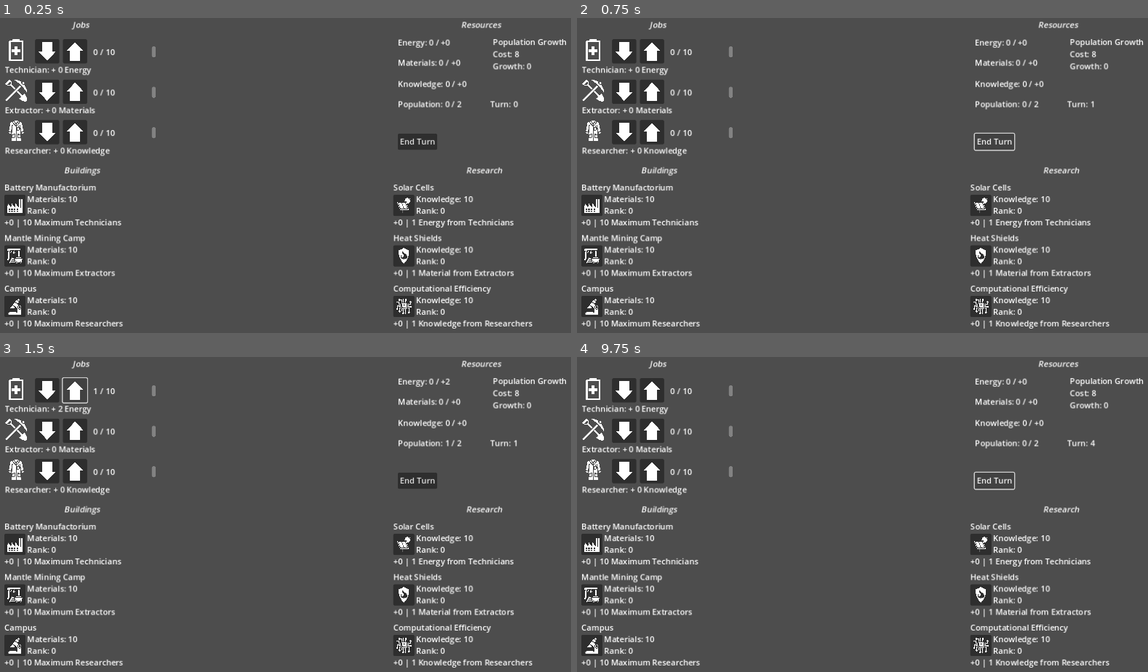
Above: before the commit, frames 1-4 (two rows, left to right).
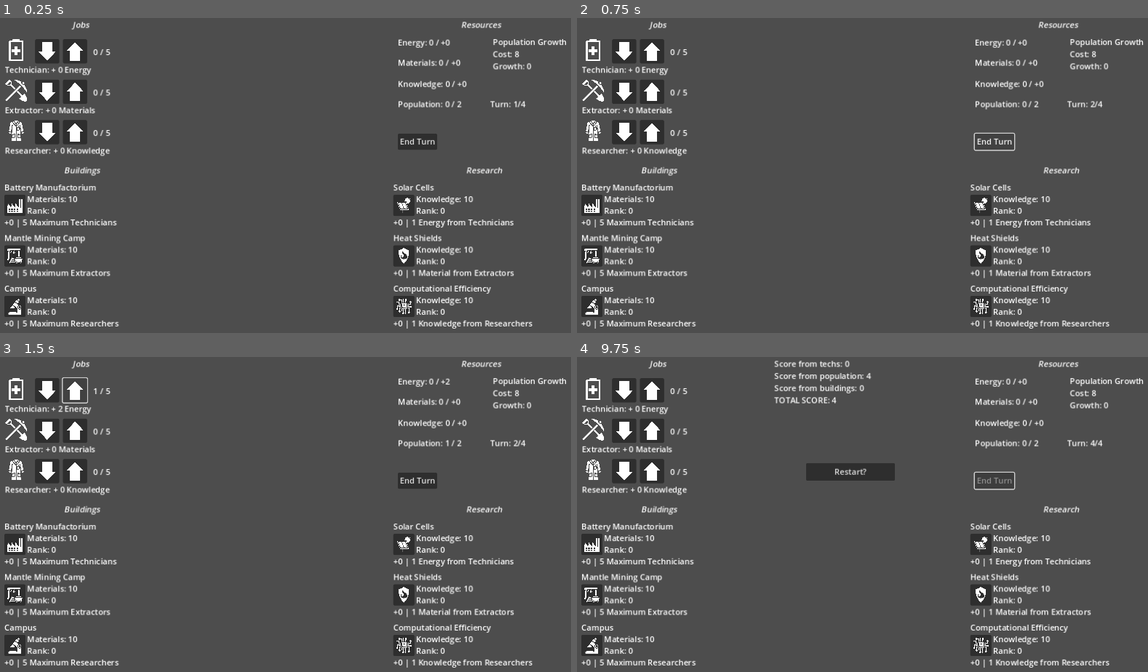
Above: after the commit, the same moments.

Repository: AidanCooper2003/VastExpanse
Game: Godot game, scene res://scenes/main.tscn
The game is run twice, just before and just after one commit, with the same random seed, the same clock (stepped at 60 frames per second) and the same inputs.
Inputs (mouse positions are in pixels of both pictures, inside the frame that each line leads up to):
- Up to frame 1 (0.25 s): no input
- Up to frame 2 (0.75 s): click "End Turn" at 0.5 s
- Up to frame 3 (1.5 s): click (74, 391) at 1.27 s
- Up to frame 4 (9.75 s): click (622, 391) at 2.02 s; click (982, 546) at 2.77 s; click (651, 391) at 3.52 s; click (622, 391) at 4.27 s; click (982, 546) at 5.02 s; click "End Turn" at 5.75 s; click (651, 391) at 6.52 s; click (622, 391) at 7.27 s; click (982, 546) at 8.02 s; click "End Turn" at 8.75 s; tap Enter at 9.5 s

The runs differ from the first frame. In frame 1, 0.7% of the frame differs, in the area x 3-93%, y 9-98%; in frame 2, 0.7%; in frame 3, 0.7%; in frame 4, 2.2%, in the area x 3-93%, y 1-98%.

Commit message:
Added end of score screen and restart functionality

Diff:
--- a/scenes/job_container.tscn
+++ b/scenes/job_container.tscn
@@ -56,6 +56,7 @@
 offset_right = 300.0
 offset_bottom = 39.0
 text = "0/10"
+scroll_active = false
 
 [node name="JobDescriptionLabel" type="RichTextLabel" parent="."]
 layout_mode = 0
@@ -64,6 +65,7 @@
 offset_right = 435.0
 offset_bottom = 91.0
 text = "SAMPLE"
+scroll_active = false
 
 [connection signal="pressed" from="Increase" to="." method="increase_pressed"]
 [connection signal="pressed" from="Decrease" to="." method="decrease_pressed"]
--- a/scenes/main.tscn
+++ b/scenes/main.tscn
@@ -38,5 +38,12 @@
 _purchaseableManager = NodePath("../PurchasableManager")
 _turnManager = NodePath("../TurnManager")
 
-[node name="TurnManager" type="Node" parent="."]
+[node name="TurnManager" type="Node" parent="." node_paths=PackedStringArray("purchasableManager", "resourceManager", "uiManager")]
 script = ExtResource("6_xh4gw")
+purchasableManager = NodePath("../PurchasableManager")
+resourceManager = NodePath("../ResourceManager")
+uiManager = NodePath("../UIManager")
+techWeight = 5
+popWeight = 2
+buildingWeight = 5
+finalTurn = 4
--- a/scenes/purchaseable_container.tscn
+++ b/scenes/purchaseable_container.tscn
@@ -30,6 +30,7 @@
 offset_top = 20.0
 offset_right = 291.0
 offset_bottom = 45.0
+scroll_active = false
 
 [node name="CostLabel" type="RichTextLabel" parent="."]
 layout_mode = 0
@@ -37,6 +38,7 @@
 offset_top = -3.0
 offset_right = 360.0
 offset_bottom = 22.0
+scroll_active = false
 
 [node name="DescriptionLabel" type="RichTextLabel" parent="."]
 layout_mode = 0
@@ -44,10 +46,12 @@
 offset_right = 359.0
 offset_bottom = 83.0
 fit_content = true
+scroll_active = false
 
 [node name="NameLabel" type="RichTextLabel" parent="."]
 layout_mode = 0
 offset_top = -26.0
 offset_right = 359.0
+scroll_active = false
 
 [connection signal="pressed" from="PurchaseButton" to="." method="purchase_pressed"]
--- a/scenes/ui.tscn
+++ b/scenes/ui.tscn
@@ -14,7 +14,7 @@
 [ext_resource type="Texture2D" uid="uid://cb1orsoqinyjt" path="res://icons/microscope.png" id="11_krdmc"]
 [ext_resource type="Script" path="res://scripts/resource_label.gd" id="13_ob5dy"]
 
-[node name="CanvasLayer" type="CanvasLayer" node_paths=PackedStringArray("jobsContainer", "technologyContainer", "buildingsContainer", "resourcesContainer", "conversionLabel", "turnLabel")]
+[node name="CanvasLayer" type="CanvasLayer" node_paths=PackedStringArray("jobsContainer", "technologyContainer", "buildingsContainer", "resourcesContainer", "conversionLabel", "turnLabel", "endScoreLabel", "endTurnButton", "restartButton")]
 script = ExtResource("1_unrjp")
 jobsContainer = NodePath("Jobs")
 technologyContainer = NodePath("Technologies")
@@ -22,6 +22,9 @@
 resourcesContainer = NodePath("Resources")
 conversionLabel = NodePath("EnergyToPopulationLabel")
 turnLabel = NodePath("TurnLabel")
+endScoreLabel = NodePath("EndGameScoreLabel")
+endTurnButton = NodePath("EndTurn")
+restartButton = NodePath("Restart")
 
 [node name="Jobs" type="Control" parent="."]
 layout_mode = 3
@@ -239,4 +242,19 @@
 offset_bottom = 199.0
 text = "Turn: 0"
 
+[node name="EndGameScoreLabel" type="RichTextLabel" parent="."]
+offset_left = 402.0
+offset_top = 2.0
+offset_right = 703.0
+offset_bottom = 177.0
+
+[node name="Restart" type="Button" parent="."]
+visible = false
+offset_left = 465.0
+offset_top = 210.0
+offset_right = 641.0
+offset_bottom = 245.0
+text = "Restart?"
+
 [connection signal="pressed" from="EndTurn" to="." method="end_turn"]
+[connection signal="pressed" from="Restart" to="." method="restart_game"]
--- a/scripts/job.gd
+++ b/scripts/job.gd
@@ -23,7 +23,7 @@
 		return overflow
 	# Count below 0
 	else:
-		var overflow = -(_jobHired + count)
+		var overflow = _jobHired + count
 		_jobHired = clamp(_jobHired + count, 0, _jobMax)
 		return overflow
 
--- a/scripts/job_manager.gd
+++ b/scripts/job_manager.gd
@@ -8,9 +8,9 @@
 @export var _resourceManager : ResourceManager
 
 func _ready():
-	_create_job("Technician", 10)
-	_create_job("Extractor", 10)
-	_create_job("Researcher", 10)
+	_create_job("Technician", 5)
+	_create_job("Extractor", 5)
+	_create_job("Researcher", 5)
 	jobs["Technician"].add_resource_packet(Enumerations.ResourceType.Energy, 2)
 	jobs["Extractor"].add_resource_packet(Enumerations.ResourceType.Materials, 2)
 	jobs["Researcher"].add_resource_packet(Enumerations.ResourceType.Knowledge, 2)
--- a/scripts/purchaseable.gd
+++ b/scripts/purchaseable.gd
@@ -20,4 +20,4 @@
 	return _rank
 
 func get_cost():
-	return ceil(pow(_baseCost + (_scalingCost * _rank), (1 + _rank * 0.01)))
+	return ceil(pow(_baseCost + (_scalingCost * _rank), (1 + _rank * 0.02)))
--- a/scripts/purchaseable_manager.gd
+++ b/scripts/purchaseable_manager.gd
@@ -8,10 +8,10 @@
 
 var defaultBuildingBaseCost := 10
 var defaultTechnologyBaseCost := 10
-var defaultBuildingScalingCost := 8
+var defaultBuildingScalingCost := 7
 var defaultTechnologyScalingCost := 10
 var defaultMaxRank := 1000
-var defaultBuildingDescriptionScale := 10
+var defaultBuildingDescriptionScale := 5
 var defaultTechnologyDescriptionScale := 1
 
 func _ready():
@@ -59,7 +59,6 @@
 	var resourceType = get_cost_resource(purchaseableName)
 	var totalResources = _resourceManager.get_current_resource(Enumerations.ResourceType[resourceType])
 	var cost = purchaseable.get_cost()
-	print(cost)
 	if cost <= totalResources:
 		_resourceManager.set_current_resource(Enumerations.ResourceType[resourceType], totalResources - cost)
 		activate_purchaseable_effect(purchaseableName)
@@ -82,3 +81,10 @@
 	elif purchaseable._upgradeType == Enumerations.UpgradeType.MaxWorkerBonus:
 		_jobManager.set_max_workers(jobName, _jobManager.getMaxWorkers(jobName) + upgradeScale)
 	purchaseable._rank += 1
+
+func get_total_ranks(purchaseType : Enumerations.PurchaseType):
+	var rank = 0
+	for p in get_all_purchaseables():
+		if p._type == purchaseType:
+			rank += p._rank
+	return rank
--- a/scripts/turn_manager.gd
+++ b/scripts/turn_manager.gd
@@ -1,11 +1,37 @@
 extends Node
 class_name TurnManager
 
+@export var purchasableManager : PurchaseableManager
+@export var resourceManager: ResourceManager
+@export var uiManager : UIManager
+
+@export var techWeight : int
+@export var popWeight : int
+@export var buildingWeight : int
+
+@export var finalTurn : int
 
 var turnNumber:= 1
 
 func increment_turn():
 	turnNumber += 1
+	if turnNumber == finalTurn + 1:
+		end_game()
 
 func get_turn_count():
 	return turnNumber
+
+func get_tech_score():
+	return purchasableManager.get_total_ranks(Enumerations.PurchaseType.Technology) * techWeight
+
+func get_population_score():
+	return resourceManager.get_current_resource(Enumerations.ResourceType.Population) * popWeight
+
+func get_building_score():
+	return purchasableManager.get_total_ranks(Enumerations.PurchaseType.Building) * buildingWeight
+
+func get_total_score():
+	return get_tech_score() + get_population_score() + get_building_score()
+
+func end_game():
+	uiManager.update_end_score(get_tech_score(), get_population_score(), get_building_score(), get_total_score())
--- a/scripts/ui.gd
+++ b/scripts/ui.gd
@@ -13,6 +13,10 @@
 @export var resourcesContainer: Node
 @export var conversionLabel : Node
 @export var turnLabel : Node
+@export var endScoreLabel : Node
+@export var endTurnButton : Button
+@export var restartButton : Button
+
 
 
 # At some point, make jobs, purchasables, and resources interfaces so this
@@ -63,5 +67,13 @@
 	_uiManager.make_purchase(purchaseName)
 	_uiManager.do_updates()
 
-func update_turn_label(turnNumber : int):
-	turnLabel.text = "Turn: " + str(turnNumber)
+func update_turn_label(turnNumber : int, endTurn : int):
+	turnLabel.text = "Turn: " + str(turnNumber) + "/" + str(endTurn)
+
+func update_end_score_label(techScore : int, popScore : int, buildingScore : int, totalScore : int):
+	endScoreLabel.text = "Score from techs: " + str(techScore) + "\n" + "Score from population: " + str(popScore) + "\n" + "Score from buildings: " + str(buildingScore) + "\n" + "TOTAL SCORE: " + str(totalScore)
+	endTurnButton.disabled = true
+	restartButton.visible = true
+
+func restart_game():
+	get_tree().change_scene_to_file("res://scenes/main.tscn")
--- a/scripts/ui_manager.gd
+++ b/scripts/ui_manager.gd
@@ -16,6 +16,7 @@
 	update_jobs()
 	update_conversion_label()
 	update_purchaseable_labels()
+	update_turn_label()
 
 func update_jobs():
 	for j in _jobManager.getAllJobNames():
@@ -46,6 +47,9 @@
 		var priceString = _purchaseableManager.get_cost_resource(p._purchaseableName)
 		_UI.update_purchasable(p._purchaseableName, p.get_cost(), p._rank, p.get_description(), priceString)
 
+func update_end_score(techScore : int, popScore : int, buildingScore : int, totalScore : int):
+	_UI.update_end_score_label(techScore, popScore, buildingScore, totalScore)
+
 func hire_job(jobName: String, count: int):
 	_jobManager.hire(jobName, count)
 	do_updates()
@@ -54,9 +58,14 @@
 	_jobManager.hire(jobName, -count)
 	do_updates()
 
+func update_turn_label():
+	var finalTurn = _turnManager.finalTurn
+	var turn = clamp(_turnManager.get_turn_count(), 0, finalTurn)
+	_UI.update_turn_label(turn, finalTurn)
+
 func end_turn():
 	_resourceManager.end_turn()
-	_UI.update_turn_label(_turnManager.get_turn_count())
+	update_turn_label()
 	update_resource_labels()
 
 func make_purchase(purchaseableName: String):
